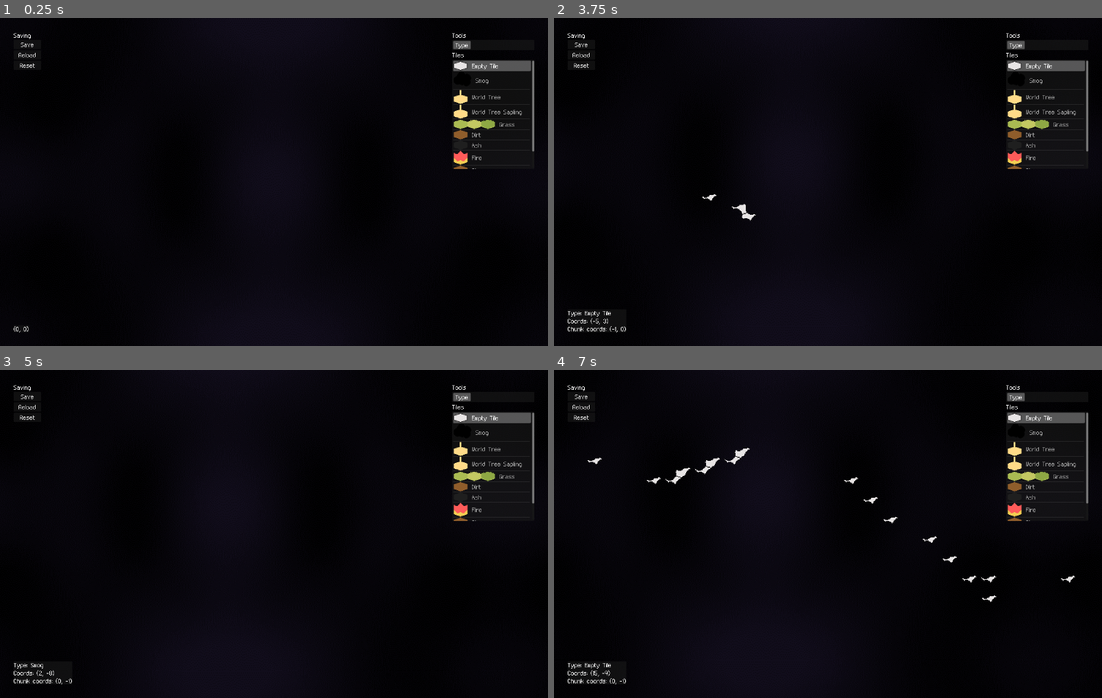
Above: before the commit, frames 1-4 (two rows, left to right).
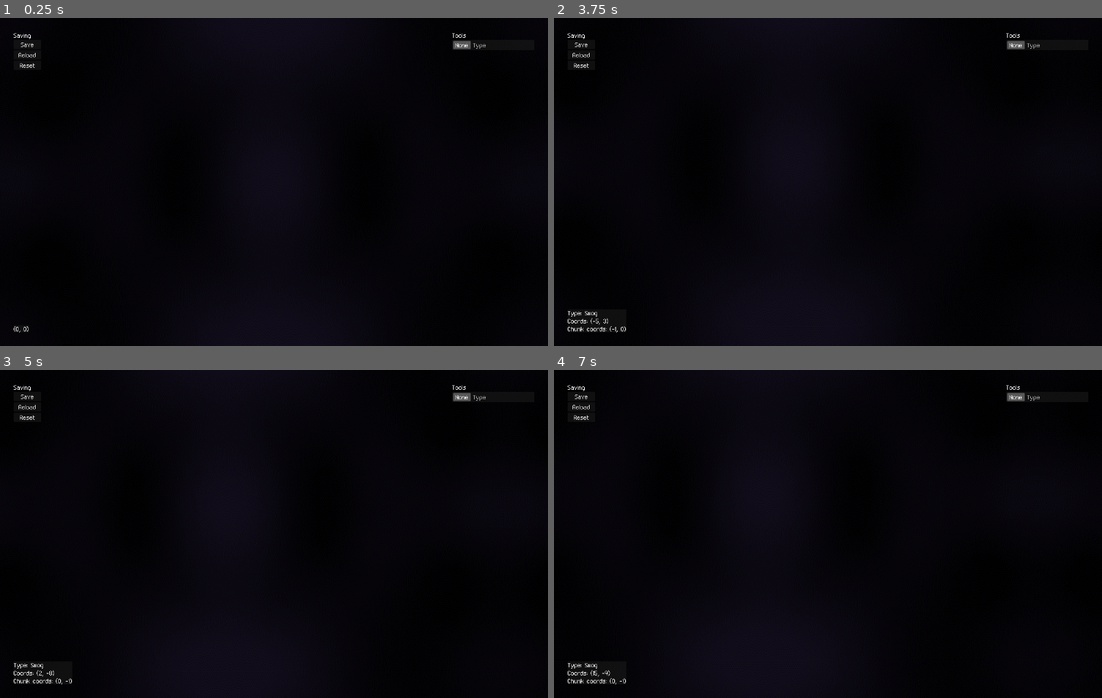
Above: after the commit, the same moments.

Repository: team-fow/riviver
Game: Godot game, scene res://scenes/game/game.tscn
The game is run twice, just before and just after one commit, with the same random seed, the same clock (stepped at 60 frames per second) and the same inputs.
Inputs (mouse positions are in pixels of both pictures, inside the frame that each line leads up to):
- Up to frame 1 (0.25 s): no input
- Up to frame 2 (3.75 s): tap Enter at 0.5 s; move the mouse to (948, 165) at 0.52 s; hold D (move_right) 0.53-1.25 s; hold Alt (sprint) 0.53-1.25 s; click (948, 165) at 0.67 s; click "Save" at 1.25 s; click "Reload" at 2 s; click "Reset" at 2.75 s; tap Space at 3.5 s; drag from (718, 198) to (800, 247) at 3.52 s
- Up to frame 3 (5 s): tap Enter at 4.25 s; move the mouse to (328, 461) at 4.27 s; hold D (move_right) from 4.28 s (still down); hold Alt (sprint) from 4.28 s (still down); click (328, 461) at 4.42 s
- Up to frame 4 (7 s): release D (move_right) at 5 s; release Alt (sprint) at 5 s; drag from (800, 599) to (663, 484) at 5.02 s; tap Space at 5.75 s; move the mouse to (992, 583) at 5.77 s; press the mouse at (992, 583) at 5.78 s; hold A (move_left) 5.78-6.5 s; tap Alt (sprint) at 6.05 s; release the mouse at (992, 583) at 6.5 s; drag from (663, 484) to (745, 452) at 6.52 s

The runs differ from the first frame. In frame 1, 1.5% of the frame differs, in the area x 82-98%, y 7-47%; in frame 2, 1.6%; in frame 3, 1.5%; in frame 4, 2.0%, in the area x 5-98%, y 7-92%.

Commit message:
building input

Diff:
--- a/project.godot
+++ b/project.godot
@@ -16,7 +16,7 @@
 
 [autoload]
 
-Library="*res://scenes/library.gd"
+ResourceLibrary="*res://scenes/resource_library.gd"
 
 [display]
 
@@ -25,7 +25,7 @@
 
 [editor_plugins]
 
-enabled=PackedStringArray("res://addons/custom/plugin.cfg")
+enabled=PackedStringArray()
 
 [gui]
 
--- /dev/null
+++ b/resources/tile_behavior/library.gd
@@ -0,0 +1,6 @@
+extends TileBehavior
+
+
+func input(event: InputEventMouseButton) -> void:
+	if event.pressed:
+		Game.camera.move_to(tile.coords)
--- a/resources/tile_behavior/tile_behavior.gd
+++ b/resources/tile_behavior/tile_behavior.gd
@@ -2,7 +2,7 @@
 ## Handles custom tile behavior logic.
 
 var tile: Tile ## The tile this behavior is attached to.
-var is_tick_queued: bool ## Whether a tick has already been queued this frame.
+var is_tick_queued: bool ## Whether a tick has already been queued for this tile.
 
 
 ## Called when attached to a tile.
@@ -20,6 +20,11 @@
 	pass
 
 
+## Called when the tile recieves mouse input.
+func input(event: InputEventMouseButton) -> void:
+	pass
+
+
 
 # virtual
 
--- /dev/null
+++ b/resources/tile_info/library.tres
@@ -0,0 +1,20 @@
+[gd_resource type="Resource" script_class="TileInfo" load_steps=6 format=3 uid="uid://cuyf0ka52yfca"]
+
+[ext_resource type="Script" path="res://resources/tile_behavior/library.gd" id="1_atxpv"]
+[ext_resource type="Script" path="res://resources/tile_info/tile_info.gd" id="1_oyhjp"]
+[ext_resource type="Script" path="res://resources/sprite_sheet/sprite_sheet.gd" id="2_xmdg8"]
+[ext_resource type="Texture2D" uid="uid://b4ufbin1284xh" path="res://assets/tiles/library.png" id="3_7lawl"]
+
+[sub_resource type="Resource" id="Resource_q8p4o"]
+script = ExtResource("2_xmdg8")
+texture = ExtResource("3_7lawl")
+sheet_size = Vector2i(1, 1)
+sheet_picking = 0
+sprite_offset = Vector2(0, 0)
+
+[resource]
+script = ExtResource("1_oyhjp")
+name = "Library"
+sprite_sheet = SubResource("Resource_q8p4o")
+z_index = 0
+behavior = ExtResource("1_atxpv")
--- a/scenes/debug/editor/editor.gd
+++ b/scenes/debug/editor/editor.gd
@@ -1,12 +1,12 @@
 extends CanvasLayer
 
-enum Tool {TYPE}
+enum Tool {NONE, TYPE}
 
 var tool: Tool
 var type: Tile.Type
 
-@onready var tool_list: ItemList = $Margins/Toolbox/Tools
-@onready var tile_list: ItemList = $Margins/Toolbox/Tiles
+@onready var tools: ItemList = $Margins/Toolbox/Tools
+@onready var tiles: ItemList = $Margins/Toolbox/Tiles
 @onready var coords_label: Label = $Margins/Bar/Label
 
 
@@ -32,11 +32,11 @@
 # list
 
 func _ready() -> void:
-	for info: TileInfo in Library.tiles:
-		tile_list.add_item(info.name, info.sprite_sheet.texture)
+	for info: TileInfo in ResourceLibrary.tiles:
+		tiles.add_item(info.name, info.sprite_sheet.texture)
 
-	tool_list.select(0)
-	tile_list.select(0)
+	tools.select(0)
+	tiles.select(0)
 
 
 func _on_tile_selected(idx: int) -> void:
@@ -45,6 +45,8 @@
 
 func _on_tool_selected(idx: int) -> void:
 	tool = idx as Tool
+
+	tiles.visible = tool == Tool.TYPE
 
 
 
--- a/scenes/debug/editor/editor.tscn
+++ b/scenes/debug/editor/editor.tscn
@@ -18,11 +18,12 @@
 theme_override_constants/margin_bottom = 50
 
 [node name="Toolbox" type="VBoxContainer" parent="Margins"]
+custom_minimum_size = Vector2(300, 0)
 layout_mode = 2
 size_flags_horizontal = 8
 size_flags_vertical = 0
 
-[node name="ToolsLabel" type="Label" parent="Margins/Toolbox"]
+[node name="Label" type="Label" parent="Margins/Toolbox"]
 layout_mode = 2
 text = "Tools"
 
@@ -30,19 +31,15 @@
 layout_mode = 2
 theme_override_constants/h_separation = 16
 auto_height = true
-item_count = 1
+item_count = 2
 max_columns = 2
-item_0/text = "Type"
-
-[node name="TilesLabel" type="Label" parent="Margins/Toolbox"]
-layout_mode = 2
-text = "Tiles"
+item_0/text = "None"
+item_1/text = "Type"
 
 [node name="Tiles" type="ItemList" parent="Margins/Toolbox"]
-custom_minimum_size = Vector2(300, 400)
+visible = false
+custom_minimum_size = Vector2(0, 400)
 layout_mode = 2
-size_flags_horizontal = 8
-size_flags_vertical = 2
 theme_override_constants/icon_margin = 16
 allow_search = false
 icon_scale = 2.0
--- a/scenes/game/camera.gd
+++ b/scenes/game/camera.gd
@@ -14,6 +14,13 @@
 	set_process_unhandled_input(value)
 	set_process(value)
 	input = Vector2.ZERO
+
+
+## Moves the camera to some grid coords.
+func move_to(coords: Vector2i) -> void:
+	set_movable(false)
+	await get_tree().create_tween().tween_property(self, "position", Grid.coords_to_point(coords), 0.1).finished
+	set_movable(true)
 
 
 
--- a/scenes/game/game.gd
+++ b/scenes/game/game.gd
@@ -9,6 +9,7 @@
 static var river: River ## Manages the river state.
 static var player: Player ## Manages player cards & materials.
 static var clock: Clock ## Manages time & weather.
+static var camera: Camera2D ## Manages chunk loading.
 
 
 ## Writes the current game state to file.
@@ -42,3 +43,4 @@
 	river = $River
 	player = $Player
 	clock = $Clock
+	camera = $Camera
--- a/scenes/grid/grid.gd
+++ b/scenes/grid/grid.gd
@@ -101,3 +101,10 @@
 	_map.tile_set = TileSet.new()
 	_map.tile_set.tile_shape = TileSet.TILE_SHAPE_HEXAGON
 	_map.tile_set.tile_size = Tile.SIZE
+
+
+func _unhandled_input(event: InputEvent) -> void:
+	# tile input
+	if event is InputEventMouseButton:
+		var tile: Tile = get_tile(point_to_coords(get_local_mouse_position()))
+		if tile: tile.input(event)
--- a/scenes/grid/tile.gd
+++ b/scenes/grid/tile.gd
@@ -6,6 +6,7 @@
 	SMOG,
 	YGGDRASIL,
 	YGGDRASIL_SAPLING,
+	LIBRARY,
 	GRASS,
 	DIRT,
 	ASH,
@@ -52,9 +53,12 @@
 	type = value
 	_redraw()
 	# behavior
-	if behavior: behavior.stop()
-	behavior = get_info().behavior.new(self) if get_info().behavior else null
-	if behavior: behavior.start()
+	if behavior:
+		behavior.stop()
+		behavior = null
+	if get_info().behavior:
+		behavior = get_info().behavior.new(self)
+		behavior.start()
 	# ticking
 	var chunk: GridChunk = Game.grid.get_chunk(Grid.get_chunk_coords(coords))
 	if chunk and chunk.sends_ticks:
@@ -63,7 +67,7 @@
 
 ## Returns an info resource for the tile.
 func get_info() -> TileInfo:
-	return Library.tiles[type]
+	return ResourceLibrary.tiles[type]
 
 
 
@@ -102,12 +106,16 @@
 	RenderingServer.canvas_item_set_visible(rid, visible)
 
 
-
-# destructor
-
 ## Frees the tile's RID. Call just before the tile is unloaded.
 func stop_rendering() -> void:
 	RenderingServer.free_rid(rid)
+
+
+
+# input
+
+func input(event: InputEventMouseButton) -> void:
+	if behavior: behavior.input(event)
 
 
 
Binary file added: assets/tiles/library.png
Not shown, added: assets/tiles/library.png.import
Renamed: scenes/library.gd -> scenes/resource_library.gd
